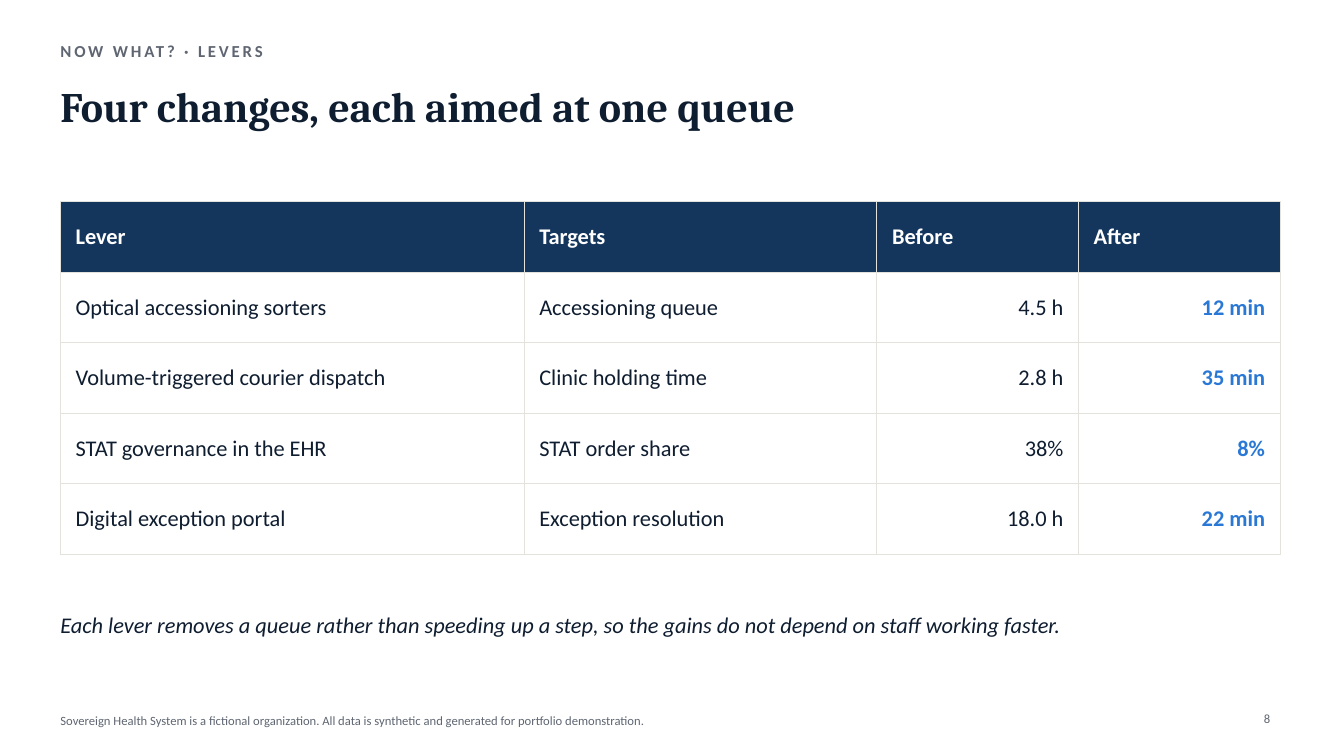
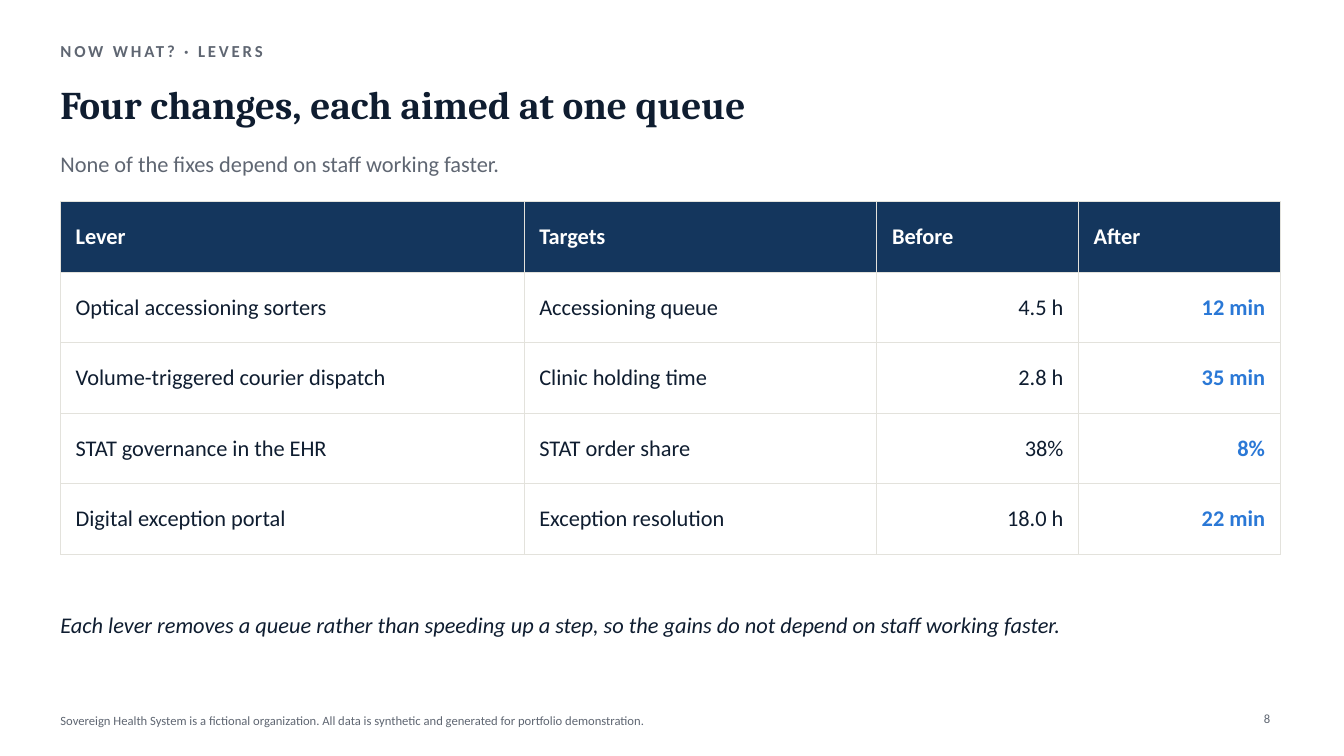
Before and after one commit to huezxiii/diagnostic-pipeline-process-mapping, a slide deck: slide 8 of deck/sovereign-health-exec-briefing.pptx. Drawn at 1344x756 pixels with LibreOffice and Linux fonts; fonts in the diff are those of the drawing. Boxes give left, top, right and bottom in pixels: in the first picture for what was removed or moved away, otherwise in the second. Text is boxed around its words. In the diff, an @@ line names an element or a change of style, - is before the commit and + after.

```diff
--- a/deck/sovereign-health-exec-briefing.pptx
+++ b/deck/sovereign-health-exec-briefing.pptx
@@ title "Four changes, each aimed at ..." at bbox=[60, 91, 746, 128]: size 30 to 28 pt @@
@@ text added at bbox=[60, 156, 499, 176], 16 pt, text #5F6672 @@
+None of the fixes depend on staff working faster.
```
Also in this commit, not shown: 9 other slides changed, 2 other files.
